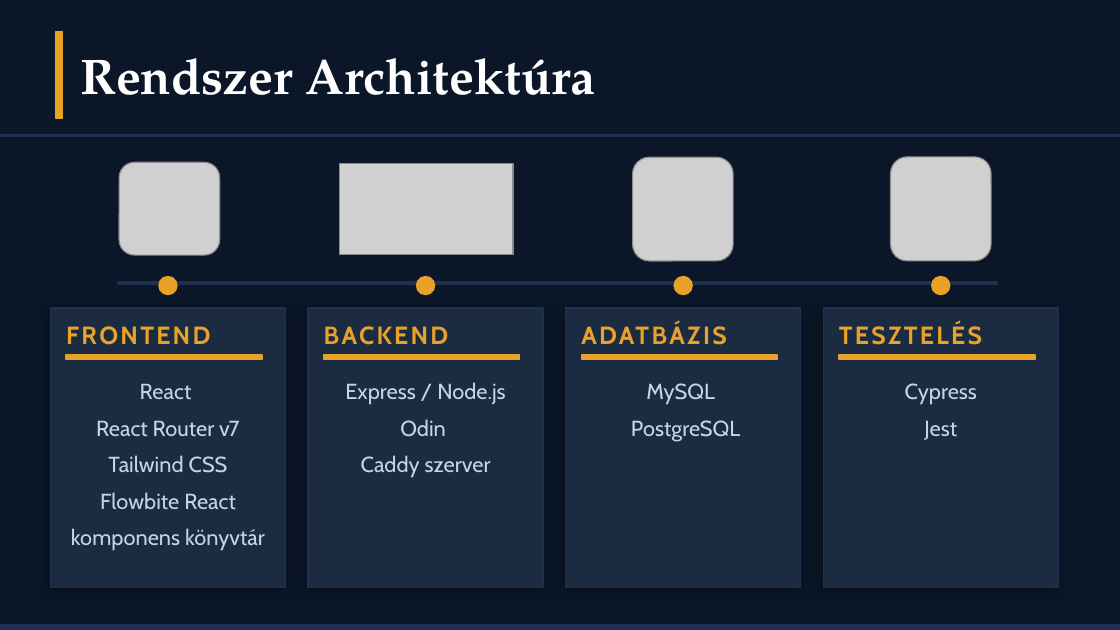
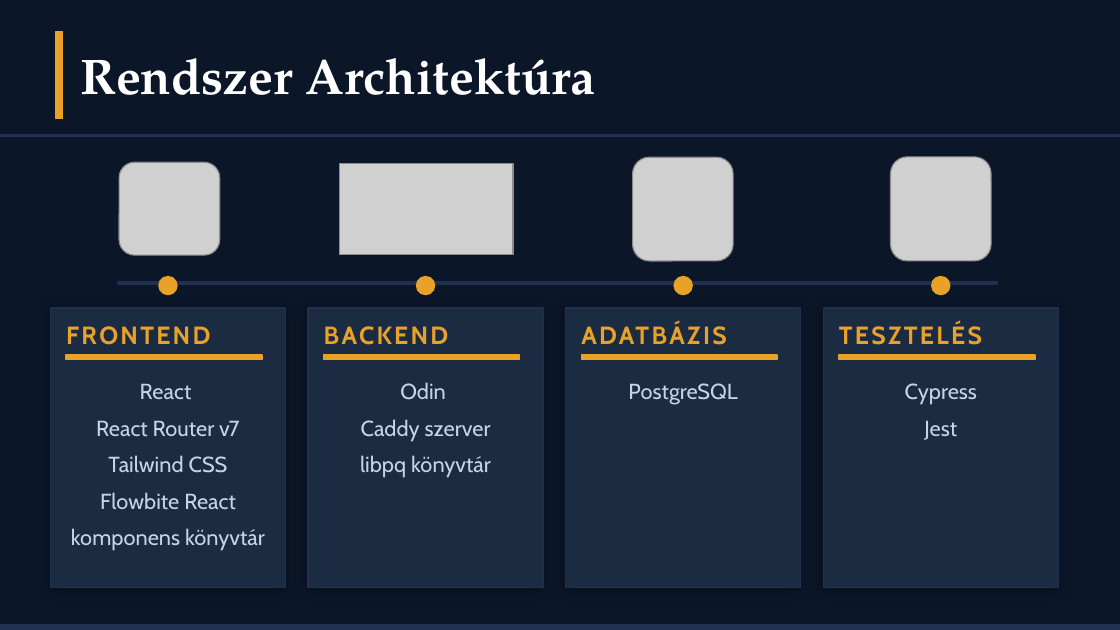
Before and after one commit to hihi-dotcom/CrossCountryBuilds_Webshop, a slide deck: slide 4 of doc/CrossCountryWebshop_Premium (1).pptx. Drawn at 1120x630 pixels with LibreOffice and Linux fonts; fonts in the diff are those of the drawing; grey boxes stand for pictures. Boxes give left, top, right and bottom in pixels: in the first picture for what was removed or moved away, otherwise in the second. Text is boxed around its words. In the diff, an @@ line names an element or a change of style, - is before the commit and + after.

```diff
--- a/doc/CrossCountryWebshop_Premium (1).pptx
+++ b/doc/CrossCountryWebshop_Premium (1).pptx
@@ text at <box>345,382,505,405</box>: paragraph removed @@
-Express / Node.js
@@ text at <box>646,383,715,405</box>: paragraph removed @@
-MySQL
@@ text at <box>360,455,491,478</box>: paragraph added @@
+libpq könyvtár
```
Also in this commit, not shown: 1 other slide changed.
